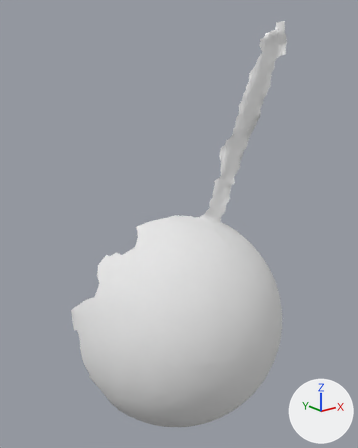
The OBJ model res/pendulum_horizontal/Pendulum_horizontal.000116.obj as it was, and as the next commit left it.
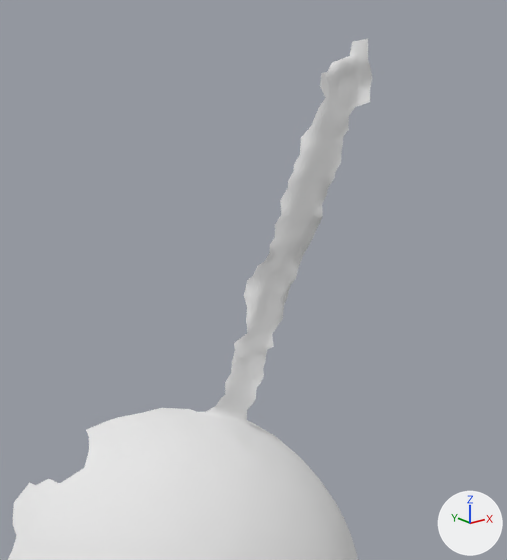
Each version is shown whole from a 50 mm lens placed at (-486.0, -152.0, 363.0), pointed at (-106.0, 324.0, 172.0), then close up on the part from 25% to 100% of the width and 0% to 66% of the height. The axes (+X, +Y, +Z) are drawn at lower right. The lights are the same throughout. Where no turn or scale is listed for an object, it has been applied to the vertices.

Names of what the first close-up shows: 'Pendulum_horizontal.000116'.
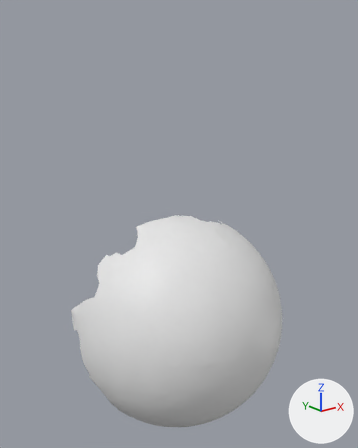
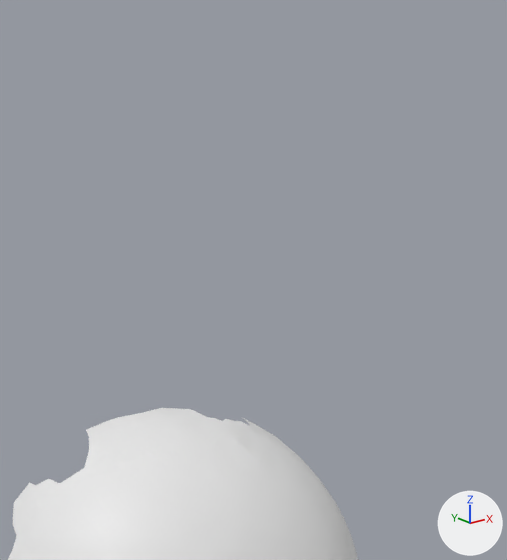
Pixel boxes [x1, y1, x2, y2] of what changed, in the close-ups (507 x 560 px):
'Pendulum_horizontal.000116', reshaped: before [8, 39, 372, 560]; after [8, 408, 358, 560]
part 1 of me_pendulum_horizontal_000116, deleted: before [198, 39, 372, 425]

The change, as a list of edits to the scene's bpy script:
```text
Change me_pendulum_horizontal_000116:
    used by ob_pendulum_horizontal_000116; location = (0.0, 0.0, 0.0)
    remove me_pendulum_horizontal_000116.from_pydata(...)  # 5448 vertices, 10724 faces; spans x -234.0..37.0, y 205.0..412.0, z -120.0..418.0
    remove me_pendulum_horizontal_000116.materials.append(mat_pendulum_horizontal_000116)  # white #e7e7e7
    add me_pendulum_horizontal_000116.from_pydata(...)  # 4953 vertices, 9813 faces; spans x -234.0..37.0, y 205.0..412.0, z -120.0..171.0
    me_pendulum_horizontal_000116 part 1: 495 vertices removed from x -59.0..26.0, y 274.0..338.0, z 160.0..418.0
```
